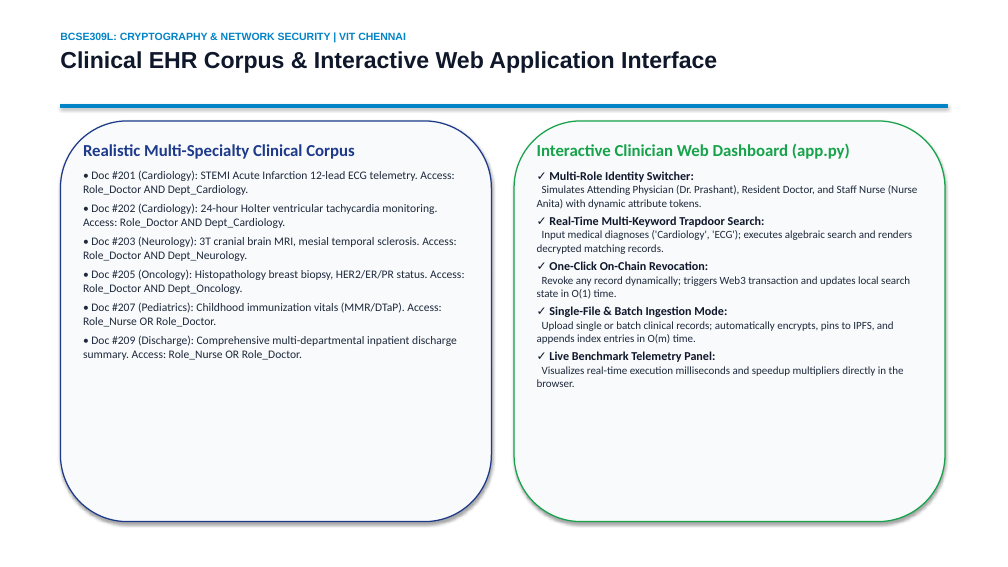
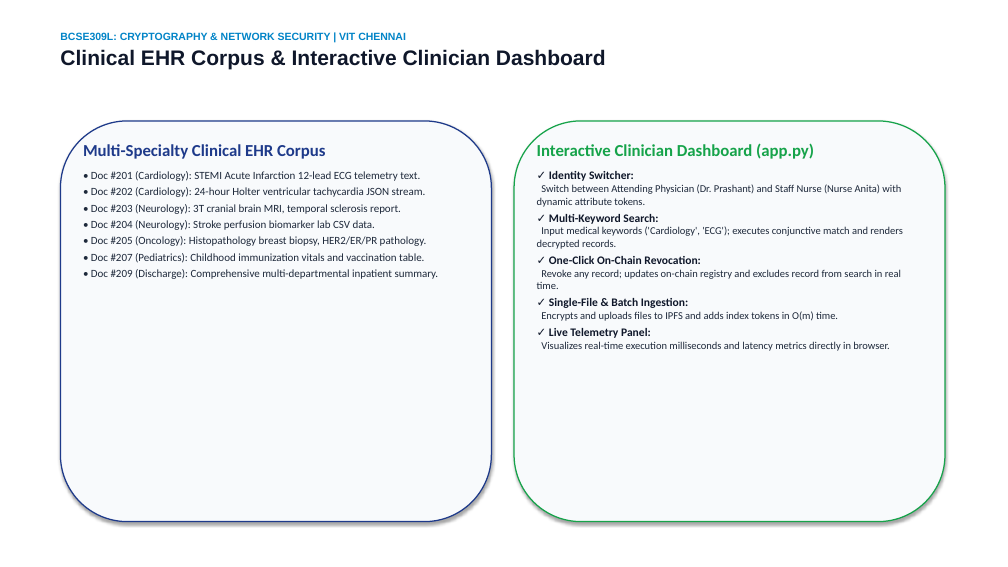
Before and after one commit to Prashant8991/BAMKS, a slide deck: slide 13 of submission_materials/1_Presentation_PPT/BAMKS_D_Final_Presentation.pptx (slide 15 before the commit). Drawn at 1008x567 pixels with LibreOffice and Linux fonts; fonts in the diff are those of the drawing. Boxes give left, top, right and bottom in pixels: in the first picture for what was removed or moved away, otherwise in the second. Text is boxed around its words. In the diff, an @@ line names an element or a change of style, - is before the commit and + after.

Commit message:
fix: update Review 3 materials with verified Sepolia deployment, fair benchmarks, and honest academic framing

```diff
--- a/submission_materials/1_Presentation_PPT/BAMKS_D_Final_Presentation.pptx
+++ b/submission_materials/1_Presentation_PPT/BAMKS_D_Final_Presentation.pptx
@@ text at (x1=60, y1=49, x2=606, y2=70): text changed; size 22 to 20 pt @@
-Clinical EHR Corpus & Interactive Web Application Interface
+Clinical EHR Corpus & Interactive Clinician Dashboard
@@ rectangle removed at (x1=60, y1=104, x2=948, y2=107) @@
@@ text at (x1=83, y1=144, x2=439, y2=279): text changed; size 11 to 10.5 pt @@
-Realistic Multi-Specialty Clinical Corpus
-• Doc #201 (Cardiology): STEMI Acute Infarction 12-lead ECG telemetry. Access: Role_Doctor AND Dept_Cardiology.
-• Doc #202 (Cardiology): 24-hour Holter ventricular tachycardia monitoring. Access: Role_Doctor AND Dept_Cardiology.
-• Doc #203 (Neurology): 3T cranial brain MRI, mesial temporal sclerosis. Access: Role_Doctor AND Dept_Neurology.
-• Doc #205 (Oncology): Histopathology breast biopsy, HER2/ER/PR status. Access: Role_Doctor AND Dept_Oncology.
-• Doc #207 (Pediatrics): Childhood immunization vitals (MMR/DTaP). Access: Role_Nurse OR Role_Doctor.
-• Doc #209 (Discharge): Comprehensive multi-departmental inpatient discharge summary. Access: Role_Nurse OR Role_Doctor.
+Multi-Specialty Clinical EHR Corpus
+• Doc #201 (Cardiology): STEMI Acute Infarction 12-lead ECG telemetry text.
+• Doc #202 (Cardiology): 24-hour Holter ventricular tachycardia JSON stream.
+• Doc #203 (Neurology): 3T cranial brain MRI, temporal sclerosis report.
+• Doc #204 (Neurology): Stroke perfusion biomarker lab CSV data.
+• Doc #205 (Oncology): Histopathology breast biopsy, HER2/ER/PR pathology.
+• Doc #207 (Pediatrics): Childhood immunization vitals and vaccination table.
+• Doc #209 (Discharge): Comprehensive multi-departmental inpatient summary.
@@ text at (x1=537, y1=143, x2=902, y2=249): text changed; size 10.5 to 10 pt @@
-Interactive Clinician Web Dashboard (app.py)
-✓ Multi-Role Identity Switcher:
-Simulates Attending Physician (Dr. Prashant), Resident Doctor, and Staff Nurse (Nurse Anita) with dynamic attribute tokens.
-✓ Real-Time Multi-Keyword Trapdoor Search:
-Input medical diagnoses ('Cardiology', 'ECG'); executes algebraic search and renders decrypted matching records.
+Interactive Clinician Dashboard (app.py)
+✓ Identity Switcher:
+Switch between Attending Physician (Dr. Prashant) and Staff Nurse (Nurse Anita) with dynamic attribute tokens.
+✓ Multi-Keyword Search:
+Input medical keywords ('Cardiology', 'ECG'); executes conjunctive match and renders decrypted records.
@@ text at (x1=537, y1=269, x2=901, y2=351): text changed; size 10.5 to 10 pt @@
-Revoke any record dynamically; triggers Web3 transaction and updates local search state in O(1) time.
-✓ Single-File & Batch Ingestion Mode:
-Upload single or batch clinical records; automatically encrypts, pins to IPFS, and appends index entries in O(m) time.
-✓ Live Benchmark Telemetry Panel:
-Visualizes real-time execution milliseconds and speedup multipliers directly in the browser.
+Revoke any record; updates on-chain registry and excludes record from search in real time.
+✓ Single-File & Batch Ingestion:
+Encrypts and uploads files to IPFS and adds index tokens in O(m) time.
+✓ Live Telemetry Panel:
+Visualizes real-time execution milliseconds and latency metrics directly in browser.
@@ text at (x1=549, y1=256, x2=701, y2=264): size 11.5 to 11 pt in "✓ One-Click On-Chain Revocation:" @@
```
Also in this commit, not shown: 10 other slides changed, 5 slides added, 6 slides removed, 19 other files.
